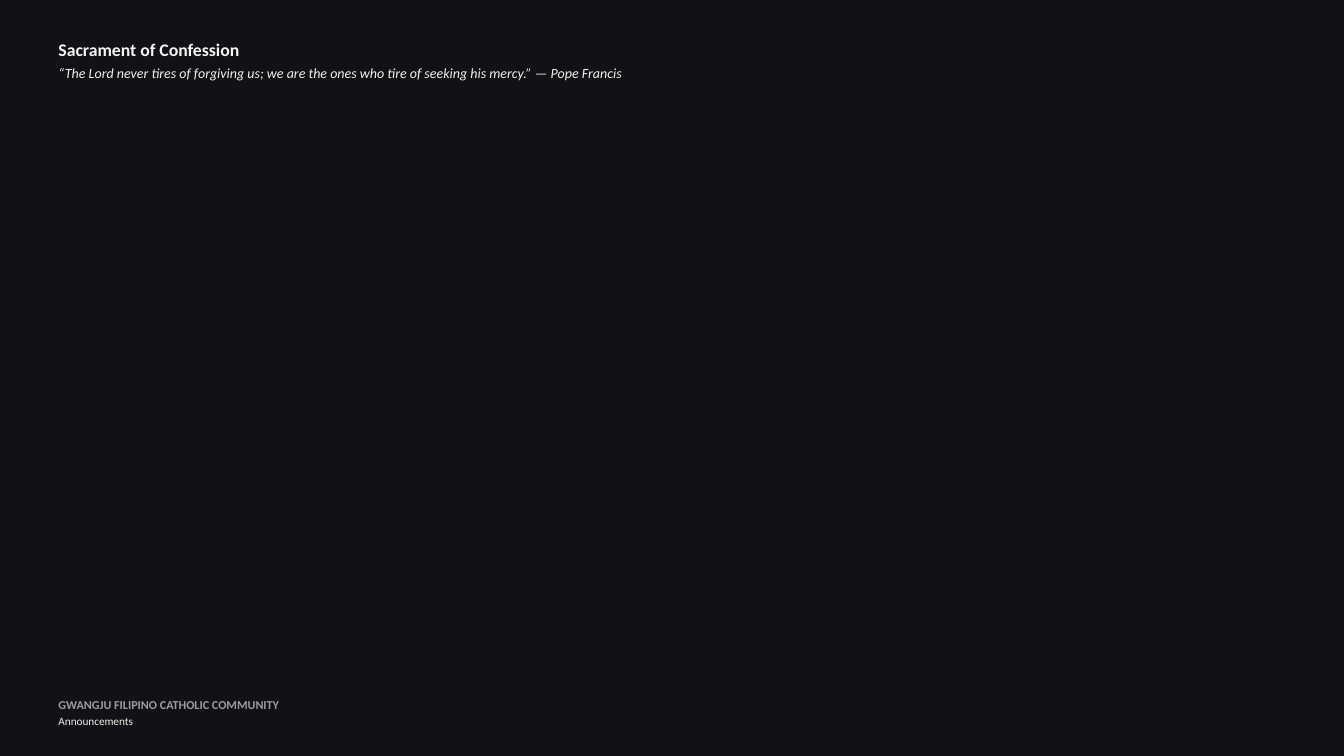
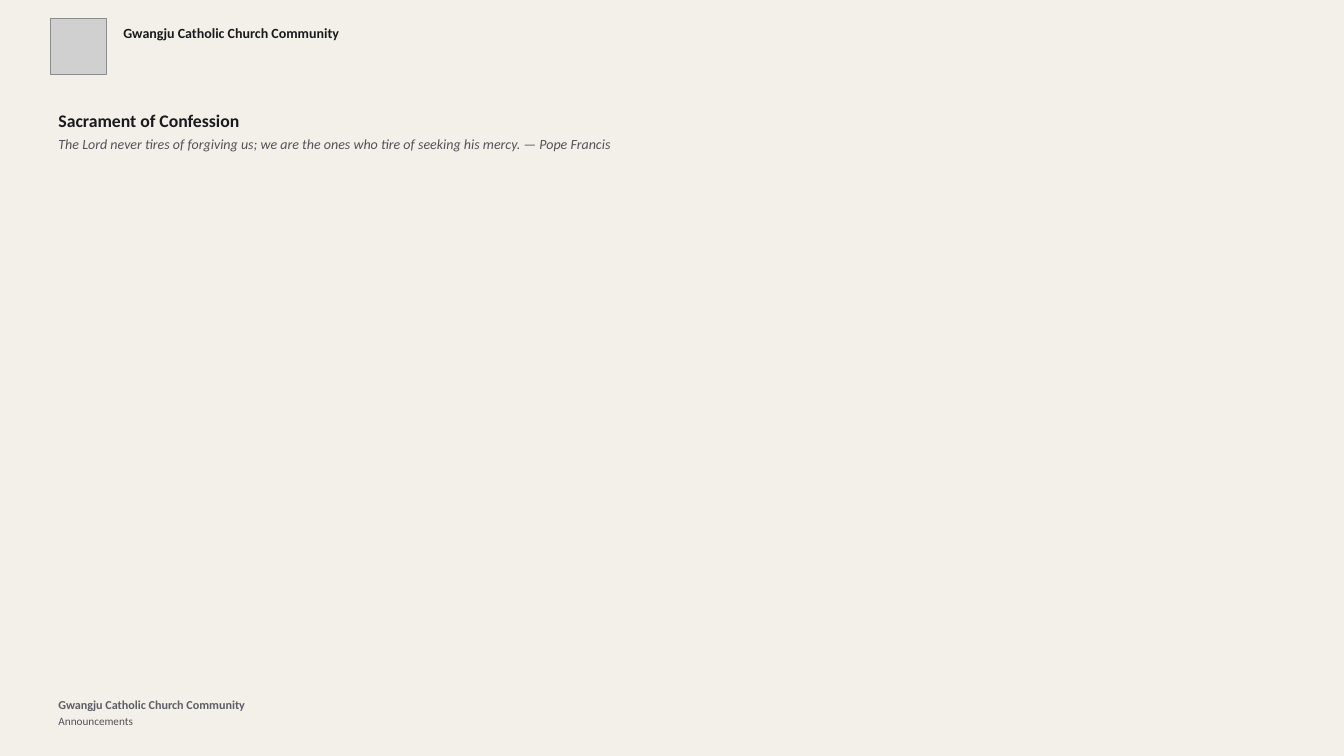
Before and after one commit to divinogabriel9/mass-ppt-generator, a slide deck: slide 57 of church_media_generator/outputs/mass_presentation.pptx (slide 55 before the commit). Drawn at 1344x756 pixels with LibreOffice and Linux fonts; fonts in the diff are those of the drawing; grey boxes stand for pictures. Boxes give left, top, right and bottom in pixels: in the first picture for what was removed or moved away, otherwise in the second. Text is boxed around its words. In the diff, an @@ line names an element or a change of style, - is before the commit and + after.

```diff
--- a/church_media_generator/outputs/mass_presentation.pptx
+++ b/church_media_generator/outputs/mass_presentation.pptx
@@ background #121216 to #F2F0E8 @@
@@ picture added at bbox=[50, 19, 106, 74] @@
@@ text added at bbox=[123, 28, 339, 41], 15 pt, text #1A1A1E, bold @@
+Gwangju Catholic Church Community
@@ text "Sacrament of Confession": place and size @@
-text "Sacrament of Confession" at bbox=[58, 43, 622, 81]
+text "Sacrament of Confession" at bbox=[58, 114, 611, 152]
@@ text at bbox=[58, 114, 239, 127]: text colour #F5F5F5 to #1A1A1E in "Sacrament of Confession" @@
@@ text at bbox=[58, 139, 611, 152]: text changed; text colour #F2F0E8 to #56515A @@
-“The Lord never tires of forgiving us; we are the ones who tire of seeking his mercy.” — Pope Francis
+The Lord never tires of forgiving us; we are the ones who tire of seeking his mercy. — Pope Francis
@@ text at bbox=[58, 700, 244, 711]: text changed; text colour #9B9BA5 to #5F5D68 @@
-GWANGJU FILIPINO CATHOLIC COMMUNITY
+Gwangju Catholic Church Community
@@ text at bbox=[58, 718, 132, 725]: text colour #F2F0E8 to #56515A in "Announcements" @@
```
Also in this commit, not shown: 34 other slides changed, 30 slides added, 26 slides removed, 27 other files.
